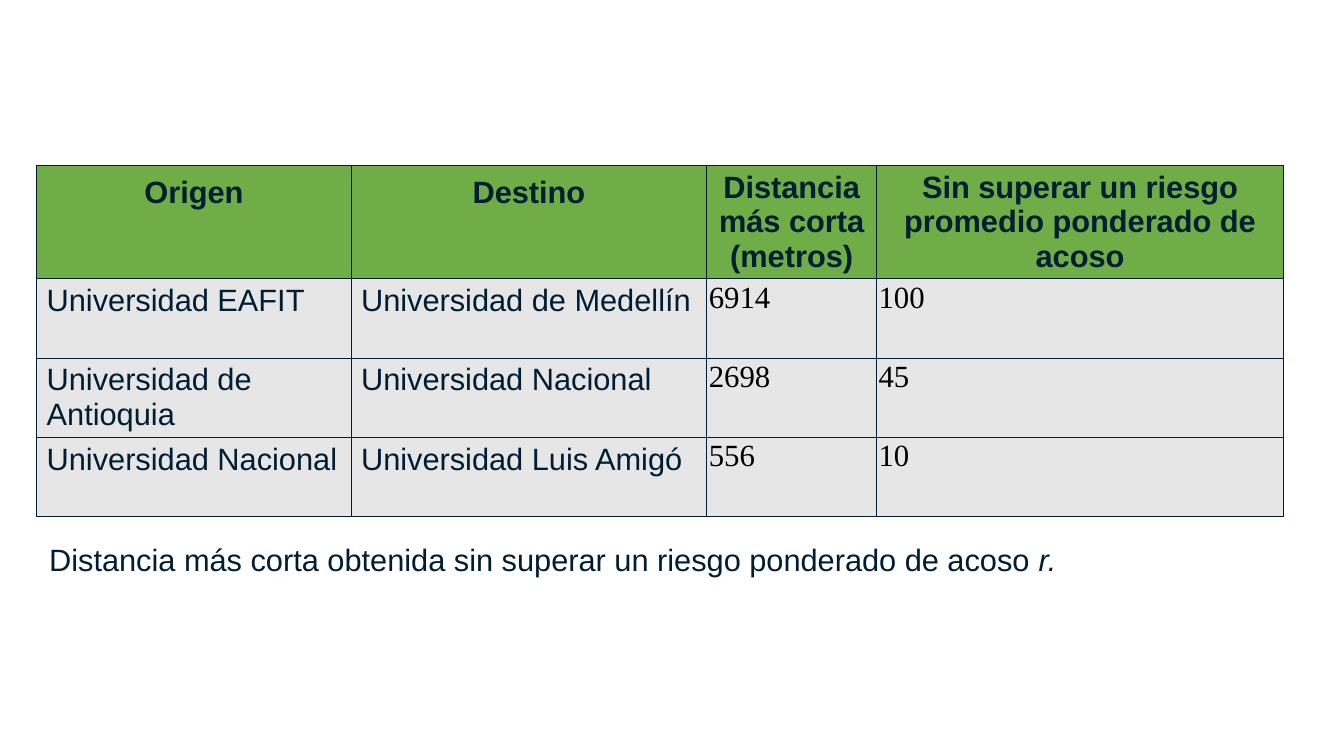
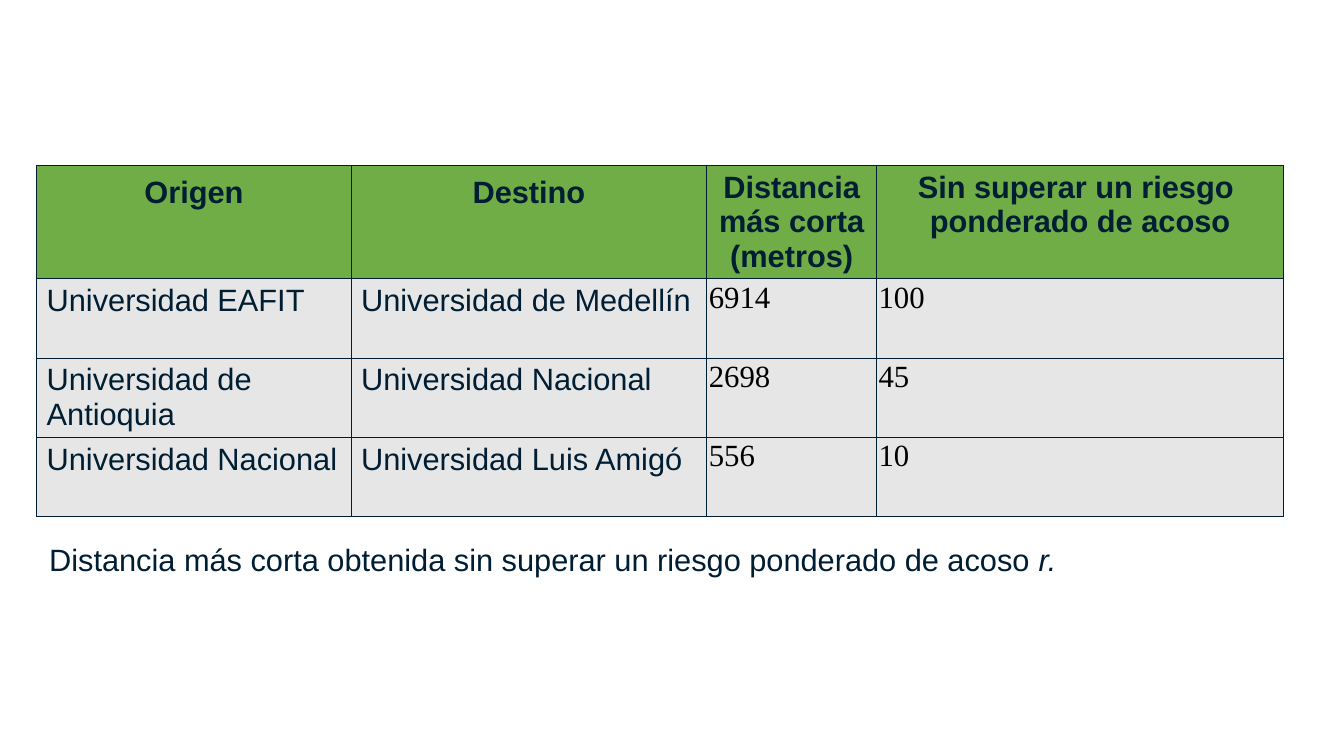
Before and after one commit to DanielPalacios05/ST0247-02, a slide deck: slide 8 of proyecto/informe/entrega3/Diapositivas Datos 2 Entrega 3.pptx. Drawn at 1344x756 pixels with LibreOffice and Linux fonts; fonts in the diff are those of the drawing; background and template pictures are left out. Boxes give left, top, right and bottom in pixels: in the first picture for what was removed or moved away, otherwise in the second. Text is boxed around its words. In the diff, an @@ line names an element or a change of style, - is before the commit and + after.

```diff
--- a/proyecto/informe/entrega3/Diapositivas Datos 2 Entrega 3.pptx
+++ b/proyecto/informe/entrega3/Diapositivas Datos 2 Entrega 3.pptx
@@ table at (37,165,1286,529) @@
-row 1, column 4: Sin superar un riesgo promedio ponderado de acoso
+row 1, column 4: Sin superar un riesgo ponderado de acoso
```
Also in this commit, not shown: 2 other slides changed, 1 other file.
